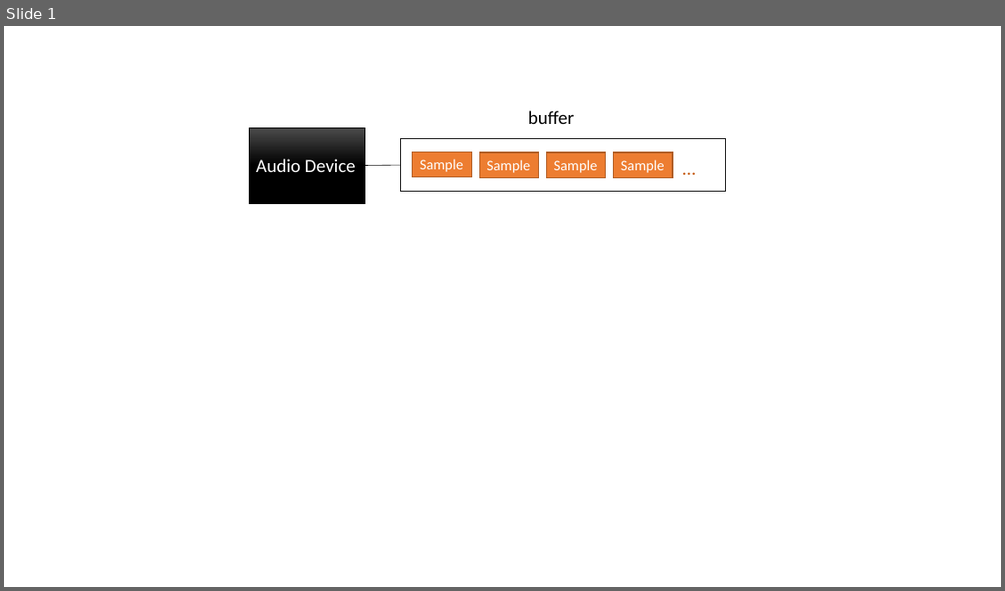
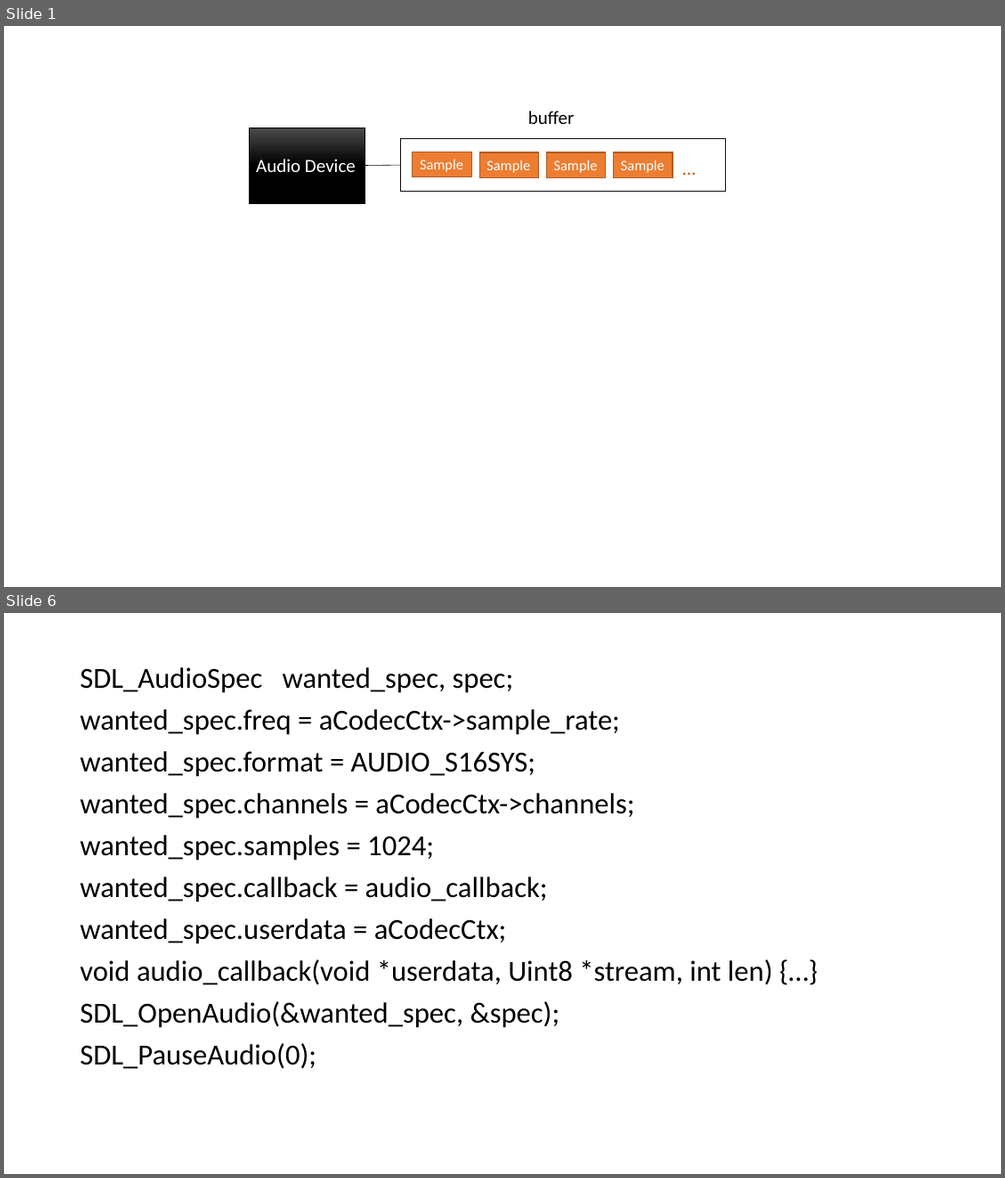
Before and after one commit to shileiz/notes, a slide deck: FFmpeg/slides/SDL-AUDIO.pptx. Shown one above the other, each under a label of ours: slide 1 before the commit, slides 1 and 6 after it; the slides between them are not shown. The pictures are 1005x591 and 1005x1178 pixels, drawn with LibreOffice and Linux fonts; fonts in the diff are those of the drawing. Boxes give left, top, right and bottom in pixels: in the first picture for what was removed or moved away, otherwise in the second. Text is boxed around its words. In the diff, an @@ line names an element or a change of style, - is before the commit and + after.

```diff
--- a/FFmpeg/slides/SDL-AUDIO.pptx
+++ b/FFmpeg/slides/SDL-AUDIO.pptx
@@ slide 6 added at (4,613,1001,1174), background #FFFFFF @@
@@ text added at (80,667,773,1069), 28 pt, text #000000 @@
+SDL_AudioSpec wanted_spec, spec;
+wanted_spec.freq = aCodecCtx->sample_rate;
+wanted_spec.format = AUDIO_S16SYS;
+wanted_spec.channels = aCodecCtx->channels;
+wanted_spec.samples = 1024;
+wanted_spec.callback = audio_callback;
+wanted_spec.userdata = aCodecCtx;
+void audio_callback(void *userdata, Uint8 *stream, int len) {…}
+SDL_OpenAudio(&wanted_spec, &spec);
+SDL_PauseAudio(0);
```
Also in this commit, not shown: 4 slides changed, 3 other slides added, 1 other file.
